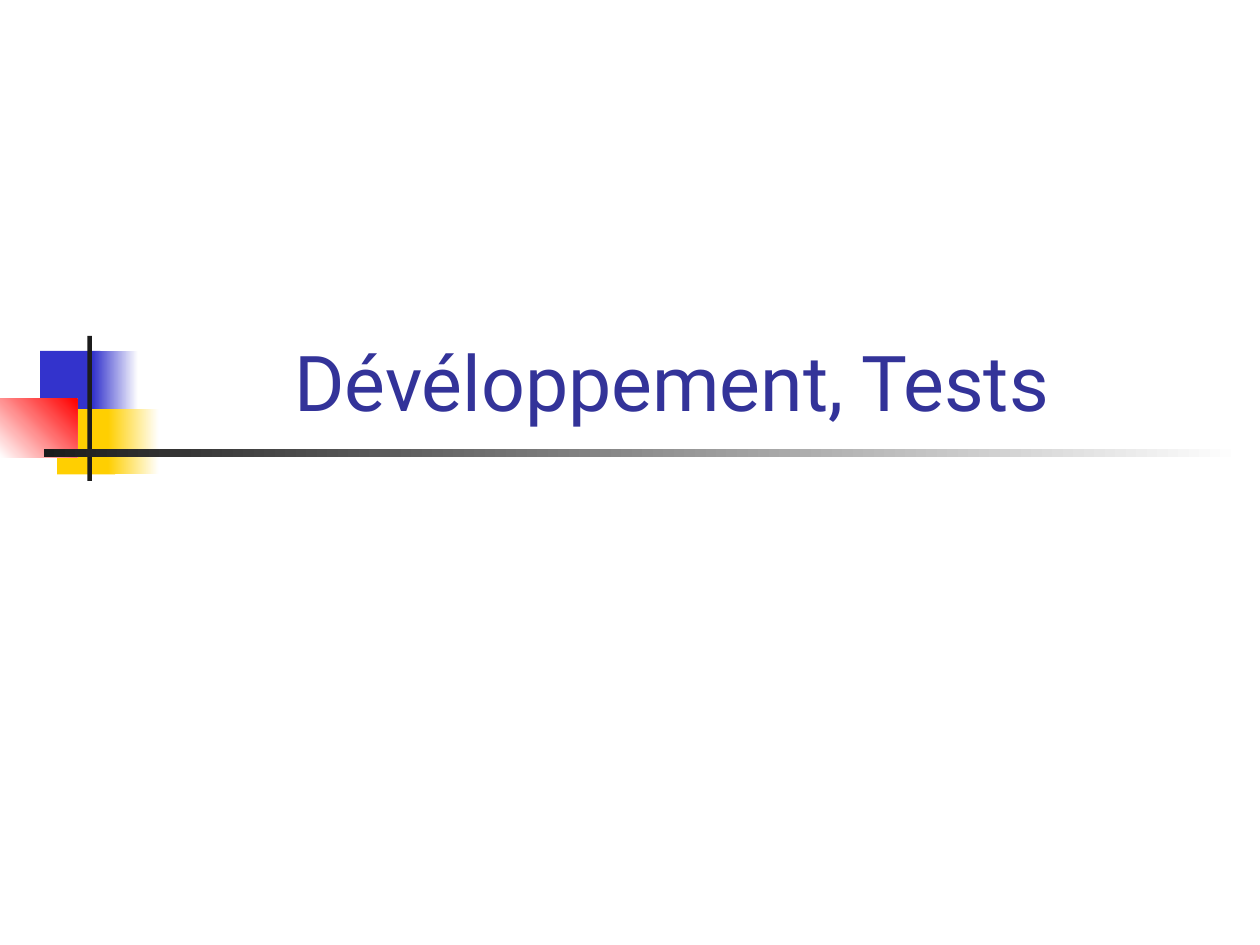
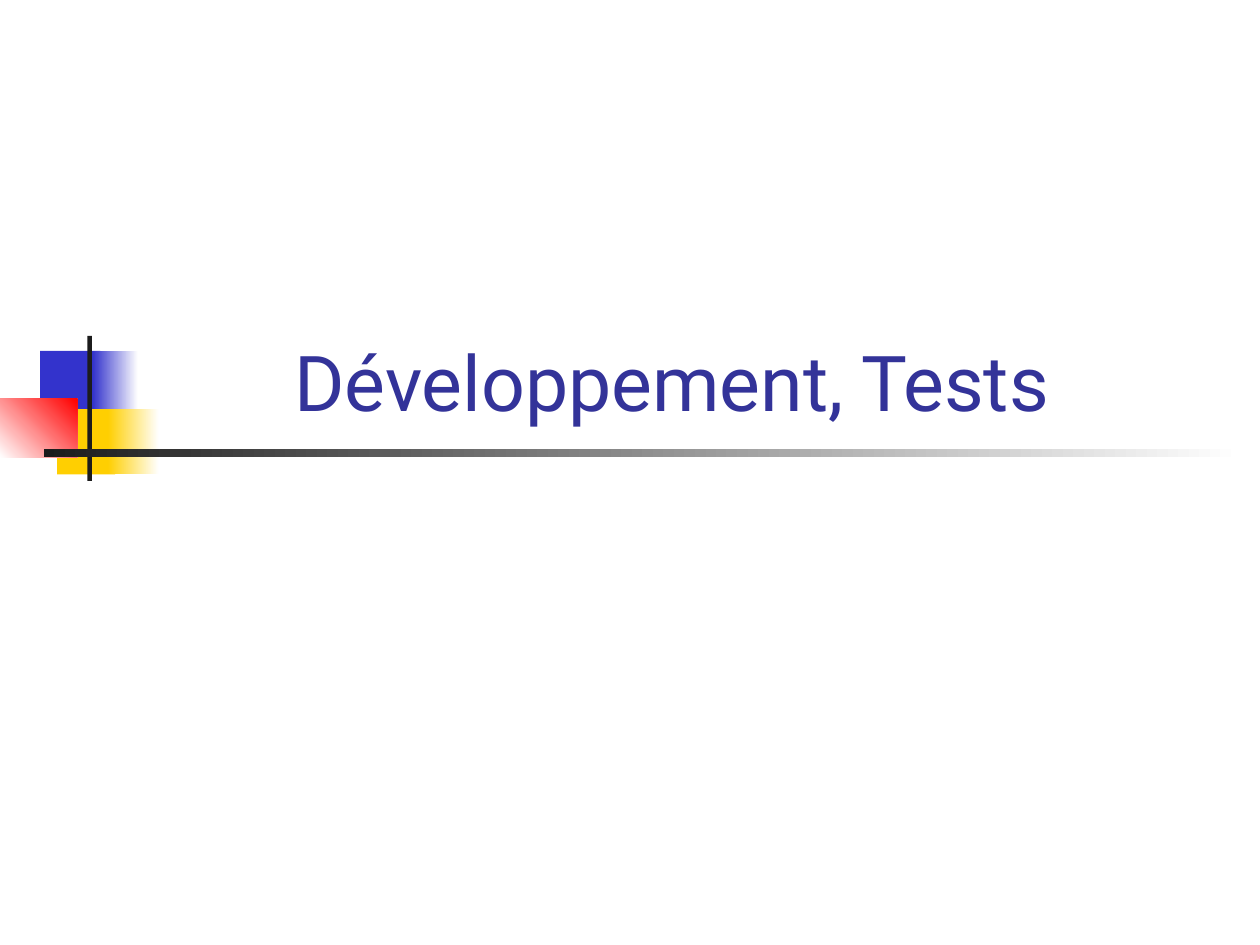
Before and after one commit to becharib/Calendar, a slide deck: slide 7 of Présentation/Soutenance projet.ppt. Drawn at 1260x945 pixels with LibreOffice and Linux fonts; fonts in the diff are those of the drawing. Boxes give left, top, right and bottom in pixels: in the first picture for what was removed or moved away, otherwise in the second. Text is boxed around its words. In the diff, an @@ line names an element or a change of style, - is before the commit and + after.

```diff
--- a/Présentation/Soutenance projet.ppt
+++ b/Présentation/Soutenance projet.ppt
@@ title at (294, 353, 1049, 427): text changed @@
-Dévéloppement, Tests
+Développement, Tests
```
Also in this commit, not shown: 1 other slide changed.
